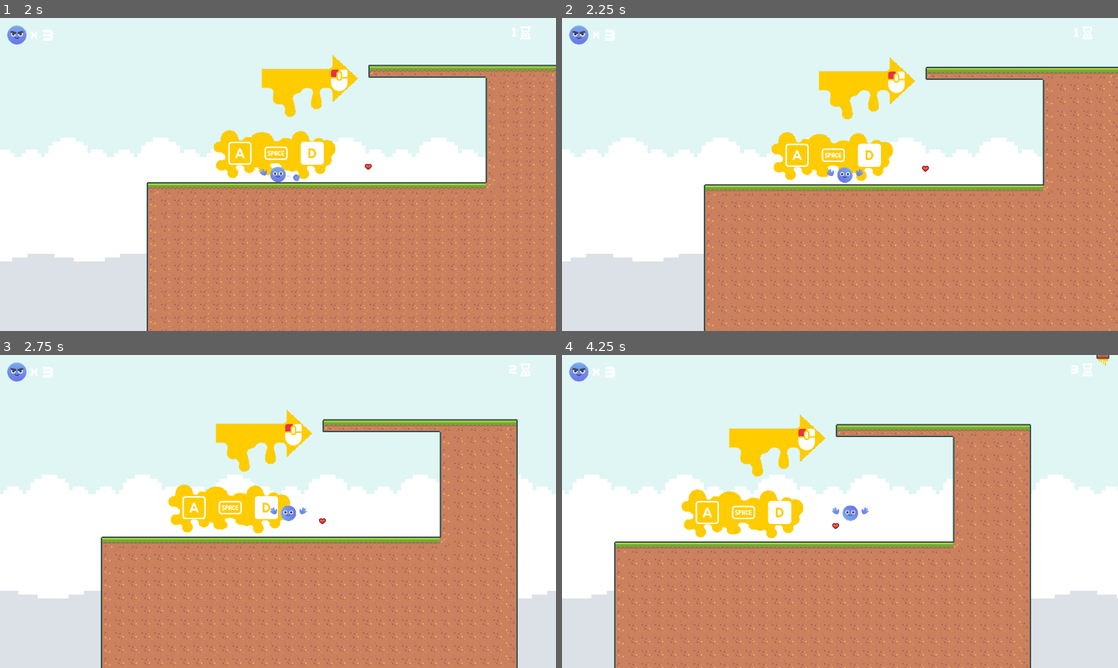
Above: before the commit, frames 1-4 (two rows, left to right).
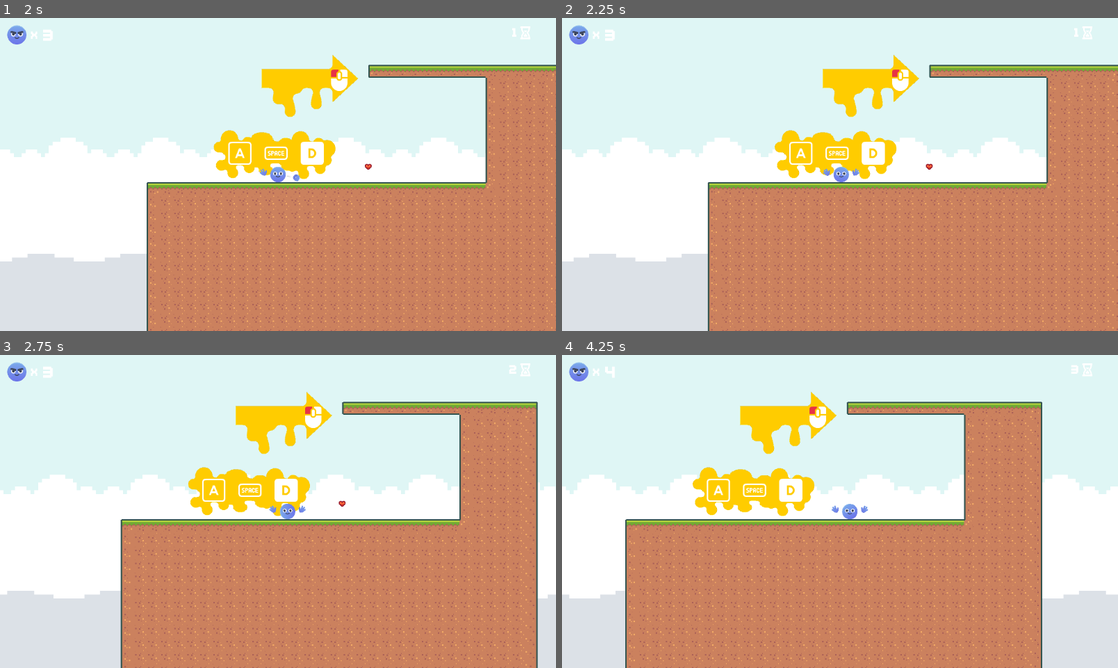
Above: after the commit, the same moments.

Repository: 10Zeeko/Grapls
Game: Godot game, scene res://Levels/main_menu.tscn
Same seed, same stepped clock (60 frames per second), same inputs: the game is played once before the commit and once after it.
Inputs (mouse positions are in pixels of both pictures, inside the frame that each line leads up to):
- Up to frame 1 (2 s): click "Play" at 0.5 s; move the mouse to (400, 158) at 1.27 s; press the mouse at (400, 158) at 1.28 s; hold D (right) from 1.28 s (still down); tap Space (jump) at 1.52 s
- Up to frame 2 (2.25 s): keep holding D (right); move the mouse to (728, 190) at 2.02 s; release the mouse at (728, 190) at 2.03 s; click (728, 190) at 2.1 s
- Up to frame 3 (2.75 s): keep holding D (right); tap Space (jump) at 2.27 s
- Up to frame 4 (4.25 s): move the mouse to (895, 442) at 2.77 s; release D (right) at 2.78 s; press the mouse at (895, 442) at 2.78 s; hold A (left) 2.78-3.53 s; move the mouse to (812, 574) at 3.52 s; release the mouse at (812, 574) at 3.53 s; hold D (right) from 3.53 s (still down); click (812, 574) at 3.6 s; tap Space (jump) at 3.77 s

Frame 1 is identical in both runs. In frame 2, 9.5% of the frame differs, in the area x 1-100%, y 11-100%; in frame 3, 22%, in the area x 0-100%, y 11-100%; in frame 4, 20%.

Commit message:
Created checkpoints

Diff:
--- a/Levels/Level1.tscn
+++ b/Levels/Level1.tscn
@@ -1,7 +1,8 @@
-[gd_scene load_steps=8 format=3 uid="uid://ctsog35cb8n5a"]
+[gd_scene load_steps=9 format=3 uid="uid://ctsog35cb8n5a"]
 
 [ext_resource type="Texture2D" uid="uid://1n4wkx2ur0ci" path="res://Sprites/Tiles/tiles_packed.png" id="3_t1a32"]
 [ext_resource type="PackedScene" uid="uid://cfk2vq8krs2va" path="res://game_nodes/parallax.tscn" id="5_1nvkt"]
+[ext_resource type="PackedScene" uid="uid://grxqad3bb1w2" path="res://game_nodes/checkpoint.tscn" id="6_d244j"]
 [ext_resource type="PackedScene" uid="uid://baqk4y3qytojr" path="res://game_nodes/pick_ups/heart_pick_up.tscn" id="6_sv1ok"]
 [ext_resource type="PackedScene" uid="uid://6wqwkblrnhy4" path="res://game_nodes/door.tscn" id="14_85idu"]
 [ext_resource type="PackedScene" uid="uid://be0v33rvsk4ge" path="res://game_nodes/player/player_controller.tscn" id="17_4ohc6"]
@@ -645,3 +646,9 @@
 
 [node name="HeartPickUp2" parent="." instance=ExtResource("6_sv1ok")]
 position = Vector2(1759, -59)
+
+[node name="Checkpoint" parent="." instance=ExtResource("6_d244j")]
+position = Vector2(1163, -58)
+
+[node name="Checkpoint2" parent="." instance=ExtResource("6_d244j")]
+position = Vector2(2000, -274)
--- a/Levels/Tutorial_Level.tscn
+++ b/Levels/Tutorial_Level.tscn
@@ -17,6 +17,7 @@
 [ext_resource type="Texture2D" uid="uid://1n4wkx2ur0ci" path="res://Sprites/Tiles/tiles_packed.png" id="16_50i7l"]
 [ext_resource type="PackedScene" uid="uid://be0v33rvsk4ge" path="res://game_nodes/player/player_controller.tscn" id="17_idvqa"]
 [ext_resource type="PackedScene" uid="uid://baqk4y3qytojr" path="res://game_nodes/pick_ups/heart_pick_up.tscn" id="18_nsi1p"]
+[ext_resource type="PackedScene" uid="uid://grxqad3bb1w2" path="res://game_nodes/checkpoint.tscn" id="19_nqx8g"]
 [ext_resource type="PackedScene" uid="uid://cfk2vq8krs2va" path="res://game_nodes/parallax.tscn" id="19_wb47e"]
 
 [sub_resource type="TileSetAtlasSource" id="TileSetAtlasSource_2eue3"]
@@ -718,4 +719,8 @@
 
 [node name="Parallax" parent="." instance=ExtResource("19_wb47e")]
 
+[node name="Checkpoint" parent="." instance=ExtResource("19_nqx8g")]
+z_index = -1
+position = Vector2(1474, -139)
+
 [connection signal="timeout" from="Tutorial/SpaceTimer" to="Tutorial" method="_on_space_timer_timeout"]
--- /dev/null
+++ b/Scripts/checkpoint.gd
@@ -0,0 +1,19 @@
+extends Area2D
+
+var flag_update = true
+@onready var sprite_2d = $Sprite2D
+@onready var gpu_particles_2d = $GPUParticles2D
+
+func _on_body_entered(body):
+	if (body.is_in_group("player")):
+		body.update_spawn(position)
+		gpu_particles_2d.emitting = true
+
+
+func _on_timer_timeout():
+	if flag_update:
+		flag_update = false
+		sprite_2d.frame += 1
+	else:
+		flag_update = true
+		sprite_2d.frame -= 1
--- /dev/null
+++ b/game_nodes/checkpoint.tscn
@@ -0,0 +1,48 @@
+[gd_scene load_steps=5 format=3 uid="uid://grxqad3bb1w2"]
+
+[ext_resource type="Script" path="res://Scripts/checkpoint.gd" id="1_orn0l"]
+[ext_resource type="Texture2D" uid="uid://1n4wkx2ur0ci" path="res://Sprites/Tiles/tiles_packed.png" id="2_35js6"]
+
+[sub_resource type="RectangleShape2D" id="RectangleShape2D_bqmjb"]
+
+[sub_resource type="ParticleProcessMaterial" id="ParticleProcessMaterial_xht3b"]
+particle_flag_disable_z = true
+direction = Vector3(0, -1, 0)
+spread = 10.0
+gravity = Vector3(0, 98, 0)
+initial_velocity_min = 40.0
+initial_velocity_max = 50.0
+orbit_velocity_min = 0.0
+orbit_velocity_max = 0.0
+scale_min = 0.2
+scale_max = 1.5
+color = Color(1, 0.8, 0.443137, 1)
+
+[node name="Checkpoint" type="Area2D"]
+scale = Vector2(2, 2)
+collision_layer = 9
+script = ExtResource("1_orn0l")
+
+[node name="CollisionShape2D" type="CollisionShape2D" parent="."]
+shape = SubResource("RectangleShape2D_bqmjb")
+
+[node name="Sprite2D" type="Sprite2D" parent="."]
+texture = ExtResource("2_35js6")
+hframes = 20
+vframes = 9
+frame = 111
+
+[node name="Timer" type="Timer" parent="."]
+wait_time = 0.6
+autostart = true
+
+[node name="GPUParticles2D" type="GPUParticles2D" parent="."]
+position = Vector2(-6, -9)
+emitting = false
+process_material = SubResource("ParticleProcessMaterial_xht3b")
+lifetime = 3.0
+one_shot = true
+trail_enabled = true
+
+[connection signal="body_entered" from="." to="." method="_on_body_entered"]
+[connection signal="timeout" from="Timer" to="." method="_on_timer_timeout"]
--- a/game_nodes/door.tscn
+++ b/game_nodes/door.tscn
@@ -7,6 +7,7 @@
 
 [node name="Door" type="Area2D"]
 scale = Vector2(2, 2)
+collision_layer = 16
 script = ExtResource("1_gm5yc")
 
 [node name="CollisionShape2D" type="CollisionShape2D" parent="."]
--- a/game_nodes/pick_ups/heart_pick_up.tscn
+++ b/game_nodes/pick_ups/heart_pick_up.tscn
@@ -6,6 +6,7 @@
 [sub_resource type="CircleShape2D" id="CircleShape2D_2408g"]
 
 [node name="HeartPickUp" type="Area2D" groups=["pick_ups"]]
+collision_layer = 4
 script = ExtResource("1_l8woh")
 
 [node name="CollisionShape2D" type="CollisionShape2D" parent="."]
--- a/game_nodes/player/arm.tscn
+++ b/game_nodes/player/arm.tscn
@@ -14,7 +14,7 @@
 script = ExtResource("1_8spwb")
 
 [node name="Tip" type="CharacterBody2D" parent="."]
-collision_layer = 2
+collision_layer = 32
 collision_mask = 2
 floor_constant_speed = true
 
@@ -28,6 +28,8 @@
 shape = SubResource("RectangleShape2D_0wi06")
 
 [node name="StaticBody2D" type="StaticBody2D" parent="Tip"]
+collision_layer = 32
+collision_mask = 2
 
 [node name="CollisionShape2D" type="CollisionShape2D" parent="Tip/StaticBody2D"]
 shape = SubResource("CircleShape2D_5decg")
--- a/game_nodes/player/player_controller.gd
+++ b/game_nodes/player/player_controller.gd
@@ -173,6 +173,9 @@
 	lives += 1
 	update_lives.emit(lives)
 
+func update_spawn(pos):
+	spawn_point = pos
+
 func _on_body_entered(body) -> void:
 	if current_state == State.THROW:
 		current_state = State.WALK
--- a/game_nodes/player/player_controller.tscn
+++ b/game_nodes/player/player_controller.tscn
@@ -14,6 +14,7 @@
 
 [node name="PlayerController" type="RigidBody2D" groups=["player"]]
 disable_mode = 2
+collision_mask = 30
 max_contacts_reported = 10
 contact_monitor = true
 script = ExtResource("1_ejmxd")
--- a/project.godot
+++ b/project.godot
@@ -57,6 +57,14 @@
 ]
 }
 
+[layer_names]
+
+2d_physics/layer_1="player"
+2d_physics/layer_2="terrain"
+2d_physics/layer_3="pick ups"
+2d_physics/layer_4="checkpoints"
+2d_physics/layer_5="doors"
+
 [rendering]
 
 textures/canvas_textures/default_texture_filter=0
Not shown: 1 places in Levels/Tutorial_Level.tscn that only renumber resources
